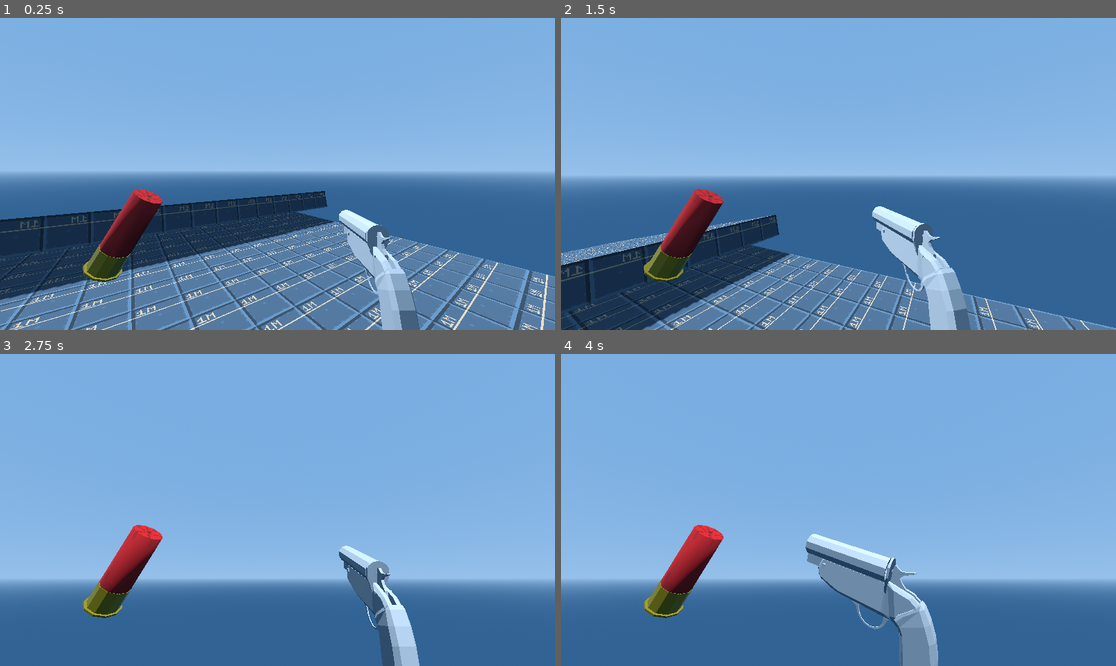
Above: before the commit, frames 1-4 (two rows, left to right).
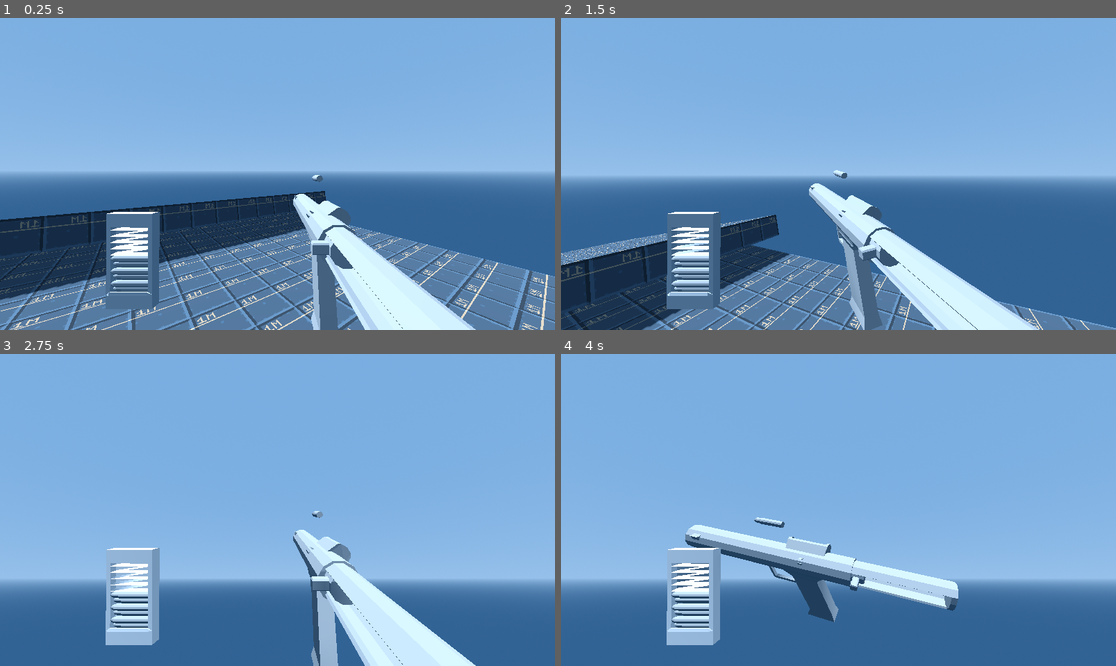
Above: after the commit, the same moments.

Repository: jashjhj/fp-shooter-game
Game: Godot game, scene res://maps/level_0.tscn
The game is run twice, just before and just after one commit, with the same random seed, the same clock (stepped at 60 frames per second) and the same inputs.
Inputs (mouse positions are in pixels of both pictures, inside the frame that each line leads up to):
- Up to frame 1 (0.25 s): no input
- Up to frame 2 (1.5 s): tap Enter (ui_accept) at 0.5, 0.77 s; move the mouse to (866, 174) at 0.52 s; hold W (move_forward) 0.53-1.28 s; hold Alt (inspect) 0.53-1.28 s; move the mouse to (727, 189) at 1.27 s; hold S (move_backward) from 1.28 s (still down); click (727, 189) at 1.35 s
- Up to frame 3 (2.75 s): tap Enter (ui_accept) at 1.52 s; move the mouse to (288, 503) at 2.02 s; release S (move_backward) at 2.03 s; hold W (move_forward) from 2.03 s (still down); hold Right mouse button (interact_1) from 2.03 s (still down)
- Up to frame 4 (4 s): move the mouse to (810, 572) at 2.77 s; release Right mouse button (interact_1) at 2.78 s; tap Middle mouse button (look_during_inspect) at 2.85 s; tap Enter (ui_accept) at 3.02, 3.77 s; move the mouse to (1005, 556) at 3.52 s; release W (move_forward) at 3.53 s; hold A (move_left) from 3.53 s (still down); hold Alt (inspect) from 3.53 s (still down)

The runs differ from the first frame. In frame 1, 9.9% of the frame differs, in the area x 14-86%, y 50-100%; in frame 2, 11%; in frame 3, 10%; in frame 4, 11%, in the area x 14-72%, y 52-100%.

Commit message:
Magazine work started

Diff:
--- a/gameobjects/guns/instances/Flare_Gun/Flare_Gun.tscn
+++ b/gameobjects/guns/instances/Flare_Gun/Flare_Gun.tscn
@@ -102,6 +102,7 @@
 FIRE_TRIGGER = NodePath("Hammer_Hit")
 INSERTION_LENGTH = 0.0572
 INSERTION_ENTRY_AREA = NodePath("InsertionArea")
+PULL_OBJECT_IN_FACTOR = 4.0
 IMPOSED_LIMITS_ROTATEABLES = [NodePath("../../Gun_Action_Rotateable_Impose_Limit")]
 WHEN_WITHIN_LIMITS = Array[Vector2]([Vector2(0, 0.056)])
 metadata/_custom_type_script = "uid://dymfggnfgsan6"
--- a/gameobjects/guns/instances/Welrod_Special/Magazine_12rd.tscn
+++ b/gameobjects/guns/instances/Welrod_Special/Magazine_12rd.tscn
@@ -7,17 +7,25 @@
 
 [sub_resource type="StandardMaterial3D" id="StandardMaterial3D_4dmk8"]
 cull_mode = 2
+metallic = 1.0
+metallic_specular = 0.0
 
 [sub_resource type="BoxShape3D" id="BoxShape3D_y7nfo"]
 size = Vector3(0.0681152, 0.140747, 0.0175781)
 
-[node name="WelrodSpecial1" type="Node3D" node_paths=PackedStringArray("AMMO_OBJECT", "AMMO_POSITIONS", "MAG_SPRING", "MODEL", "BEGIN_INTERACT_COLLIDER")]
+[sub_resource type="BoxShape3D" id="BoxShape3D_eslu3"]
+size = Vector3(0.0683594, 0.140625, 0.0195313)
+
+[node name="WelrodSpecial1" type="Node3D" node_paths=PackedStringArray("AMMO_OBJECT", "AMMO_POSITIONS", "MAG_SPRING", "RIGIDBODY", "MODEL", "BEGIN_INTERACT_COLLIDER")]
 script = ExtResource("1_k4cmo")
+MAX_CAPACITY = 12
+STORING = 8
 AMMO_OBJECT = NodePath("All/Round")
-AMMO_POSITIONS = [NodePath("All/Ammo_Positions/Node3D"), Nod …(75 unchanged characters)… , NodePath("All/Ammo_Positions/Node3D4")]
+AMMO_POSITIONS = [NodePath("All/Ammo_Positions/Node3D"), Nod …(75 unchanged characters)… , NodePath("All/Ammo_Positions/Node3D4"), NodePath("All/Ammo_Positions/Node3D5"), NodePath("All/Ammo_Positions/Node3D6"), NodePath("All/Ammo_Positions/Node3D7"), NodePath("All/Ammo_Positions/Node3D8"), NodePath("All/Ammo_Positions/Node3D9"), NodePath("All/Ammo_Positions/Node3D10"), NodePath("All/Ammo_Positions/Node3D11"), NodePath("All/Ammo_Positions/Node3D12")]
 MAG_SPRING = NodePath("All/Spring")
+MAG_MIN_EXTENSION_SCALE = 0.16
+RIGIDBODY = NodePath("RigidBody3D")
 MODEL = NodePath("All")
-PLANE_NORMAL = Vector3(1, 0, 0)
 BEGIN_INTERACT_COLLIDER = NodePath("All/Grab_Collider")
 
 [node name="All" type="Node3D" parent="."]
@@ -27,37 +35,117 @@
 skeleton = NodePath("../..")
 surface_material_override/0 = SubResource("StandardMaterial3D_4dmk8")
 
-[node name="Round" type="MeshInstance3D" parent="All"]
-transform = Transform3D(1, 0, 0, 0, 1, 0, 0, 0, 1, -0.00174775, 0, -0.0269694)
-visible = false
+[node name="Round" type="Node3D" parent="All"]
+
+[node name="Round" type="MeshInstance3D" parent="All/Round"]
+transform = Transform3D(1.1, 0, 0, 0, 1, 0, 0, 0, 1, 0, 0, 0)
 mesh = ExtResource("3_dkgn8")
-skeleton = NodePath("../..")
+skeleton = NodePath("../../..")
 
 [node name="Spring" type="Node3D" parent="All"]
 transform = Transform3D(1, 0, 0, 0, 1, 0, 0, 0, 1, 0.000823721, 0.135457, 0)
 
 [node name="SpringMesh" type="MeshInstance3D" parent="All/Spring"]
+transform = Transform3D(1, 0, 0, 0, 1.0445, 0, 0, 0, 1, 0, 0, 0)
 mesh = ExtResource("4_45m7n")
 skeleton = NodePath("../../..")
 surface_material_override/0 = SubResource("StandardMaterial3D_4dmk8")
 
 [node name="Ammo_Positions" type="Node3D" parent="All"]
-transform = Transform3D(1, 0, 0, 0, 1, 0, 0, 0, 1, -0.0356425, 0, 0)
+transform = Transform3D(1, 0, 0, 0, 1, 0, 0, 0, 1, 0.0313992, 0.00682727, 0)
 
 [node name="Node3D" type="Node3D" parent="All/Ammo_Positions"]
-transform = Transform3D(1, 0, 0, 0, 1, 0, 0, 0, 1, 0.0576611, 0.00991543, 0)
+transform = Transform3D(1, 0, 0, 0, 1, 0, 0, 0, 1, 0, 0, -0.00331355)
+
+[node name="Round2" type="MeshInstance3D" parent="All/Ammo_Positions/Node3D"]
+mesh = ExtResource("3_dkgn8")
+skeleton = NodePath("../../../..")
 
 [node name="Node3D2" type="Node3D" parent="All/Ammo_Positions"]
-transform = Transform3D(1, 0, 0, 0, 1, 0, 0, 0, 1, 0.0576611, 0.0271687, 0)
+transform = Transform3D(1, 0, 0, 0, 1, 0, 0, 0, 1, 0, 0.00953956, 0.00193922)
+
+[node name="Round3" type="MeshInstance3D" parent="All/Ammo_Positions/Node3D2"]
+mesh = ExtResource("3_dkgn8")
+skeleton = NodePath("../../../..")
 
 [node name="Node3D3" type="Node3D" parent="All/Ammo_Positions"]
-transform = Transform3D(1, 0, 0, 0, 1, 0, 0, 0, 1, 0.0576611, 0.0456339, 0)
+transform = Transform3D(1, 0, 0, 0, 1, 0, 0, 0, 1, 0, 0.0188758, -0.00331355)
+
+[node name="Round2" type="MeshInstance3D" parent="All/Ammo_Positions/Node3D3"]
+mesh = ExtResource("3_dkgn8")
+skeleton = NodePath("../../../..")
 
 [node name="Node3D4" type="Node3D" parent="All/Ammo_Positions"]
-transform = Transform3D(1, 0, 0, 0, 1, 0, 0, 0, 1, 0.0576611, 0.0620718, 0)
+transform = Transform3D(1, 0, 0, 0, 1, 0, 0, 0, 1, 0, 0.0284154, 0.00193922)
+
+[node name="Round3" type="MeshInstance3D" parent="All/Ammo_Positions/Node3D4"]
+mesh = ExtResource("3_dkgn8")
+skeleton = NodePath("../../../..")
+
+[node name="Node3D5" type="Node3D" parent="All/Ammo_Positions"]
+transform = Transform3D(1, 0, 0, 0, 1, 0, 0, 0, 1, 0, 0.0377019, -0.00331355)
+
+[node name="Round2" type="MeshInstance3D" parent="All/Ammo_Positions/Node3D5"]
+mesh = ExtResource("3_dkgn8")
+skeleton = NodePath("../../../..")
+
+[node name="Node3D6" type="Node3D" parent="All/Ammo_Positions"]
+transform = Transform3D(1, 0, 0, 0, 1, 0, 0, 0, 1, 0, 0.0472415, 0.00193922)
+
+[node name="Round3" type="MeshInstance3D" parent="All/Ammo_Positions/Node3D6"]
+mesh = ExtResource("3_dkgn8")
+skeleton = NodePath("../../../..")
+
+[node name="Node3D7" type="Node3D" parent="All/Ammo_Positions"]
+transform = Transform3D(1, 0, 0, 0, 1, 0, 0, 0, 1, 0, 0.0565777, -0.00331355)
+
+[node name="Round2" type="MeshInstance3D" parent="All/Ammo_Positions/Node3D7"]
+mesh = ExtResource("3_dkgn8")
+skeleton = NodePath("../../../..")
+
+[node name="Node3D8" type="Node3D" parent="All/Ammo_Positions"]
+transform = Transform3D(1, 0, 0, 0, 1, 0, 0, 0, 1, 0, 0.0661173, 0.00193922)
+
+[node name="Round3" type="MeshInstance3D" parent="All/Ammo_Positions/Node3D8"]
+mesh = ExtResource("3_dkgn8")
+skeleton = NodePath("../../../..")
+
+[node name="Node3D9" type="Node3D" parent="All/Ammo_Positions"]
+transform = Transform3D(1, 0, 0, 0, 1, 0, 0, 0, 1, 0, 0.0748203, -0.00331355)
+
+[node name="Round2" type="MeshInstance3D" parent="All/Ammo_Positions/Node3D9"]
+mesh = ExtResource("3_dkgn8")
+skeleton = NodePath("../../../..")
+
+[node name="Node3D10" type="Node3D" parent="All/Ammo_Positions"]
+transform = Transform3D(1, 0, 0, 0, 1, 0, 0, 0, 1, 0, 0.0843598, 0.00193922)
+
+[node name="Round3" type="MeshInstance3D" parent="All/Ammo_Positions/Node3D10"]
+mesh = ExtResource("3_dkgn8")
+skeleton = NodePath("../../../..")
+
+[node name="Node3D11" type="Node3D" parent="All/Ammo_Positions"]
+transform = Transform3D(1, 0, 0, 0, 1, 0, 0, 0, 1, 0, 0.0936961, -0.00331355)
+
+[node name="Round2" type="MeshInstance3D" parent="All/Ammo_Positions/Node3D11"]
+mesh = ExtResource("3_dkgn8")
+skeleton = NodePath("../../../..")
+
+[node name="Node3D12" type="Node3D" parent="All/Ammo_Positions"]
+transform = Transform3D(1, 0, 0, 0, 1, 0, 0, 0, 1, 0, 0.103236, 0.00193922)
+
+[node name="Round3" type="MeshInstance3D" parent="All/Ammo_Positions/Node3D12"]
+mesh = ExtResource("3_dkgn8")
+skeleton = NodePath("../../../..")
 
 [node name="Grab_Collider" type="Area3D" parent="All"]
 
 [node name="CollisionShape3D" type="CollisionShape3D" parent="All/Grab_Collider"]
 transform = Transform3D(1, 0, 0, 0, 1, 0, 0, 0, 1, 0, 0.0713501, 0)
 shape = SubResource("BoxShape3D_y7nfo")
+
+[node name="RigidBody3D" type="RigidBody3D" parent="."]
+
+[node name="CollisionShape3D" type="CollisionShape3D" parent="RigidBody3D"]
+transform = Transform3D(1, 0, 0, 0, 1, 0, 0, 0, 1, 0, 0.0725839, 0)
+shape = SubResource("BoxShape3D_eslu3")
--- a/gameobjects/guns/instances/Welrod_Special/Welrod_Special.tscn
+++ b/gameobjects/guns/instances/Welrod_Special/Welrod_Special.tscn
@@ -1,15 +1,16 @@
-[gd_scene load_steps=9 format=3 uid="uid://k6g5l4koiagb"]
+[gd_scene load_steps=10 format=3 uid="uid://k6g5l4koiagb"]
 
 [ext_resource type="Script" uid="uid://7yjt2q14eqdj" path="res://gameobjects/guns/gun.gd" id="1_vac1r"]
 [ext_resource type="ArrayMesh" uid="uid://b1glaiv1kc12p" path="res://assets/models/guns/Welrod_Special/Reciever.obj" id="2_d7caa"]
 [ext_resource type="ArrayMesh" uid="uid://elmpags3uasr" path="res://assets/models/guns/Welrod_Special/Bolt.obj" id="3_cc0h1"]
 [ext_resource type="PackedScene" uid="uid://7ayolcmhcbpv" path="res://gameobjects/guns/instances/Welrod_Special/Magazine_12rd.tscn" id="6_8xgxp"]
 [ext_resource type="ArrayMesh" uid="uid://b33wk4e78wehj" path="res://assets/models/guns/Welrod_Special/Round.obj" id="6_j1grg"]
+[ext_resource type="Script" uid="uid://loortei0f5ym" path="res://gameobjects/guns/things/Insertable_Pouch.gd" id="7_bhpic"]
 [ext_resource type="Script" uid="uid://dymfggnfgsan6" path="res://gameobjects/guns/parts/interactivity_code/bases/Gun_Part_Insertable_Slot.gd" id="7_jr0kp"]
 [ext_resource type="ArrayMesh" uid="uid://bwtm4vp7jdn8" path="res://assets/models/guns/Welrod_Special/Trigger.obj" id="7_l63kn"]
 
 [sub_resource type="BoxShape3D" id="BoxShape3D_bhpic"]
-size = Vector3(0.0595703, 0.027832, 0.00878906)
+size = Vector3(0.0100098, 0.0436096, 0.0644531)
 
 [node name="WelrodSpecial" type="Node3D" node_paths=PackedStringArray("GUN_MODEL", "INSPECT_POSITION")]
 script = ExtResource("1_vac1r")
@@ -39,27 +40,30 @@
 mesh = ExtResource("7_l63kn")
 skeleton = NodePath("../..")
 
-[node name="Magazine" parent="Model" instance=ExtResource("6_8xgxp")]
-transform = Transform3D(-4.37114e-08, 0, -1, 0, 1, 0, 1, 0, -4.37114e-08, 0.111458, 0.198355, 0.0247944)
-PLANE_NORMAL = Vector3(0, 0, 0)
-INSERTION_ACCEPTANCE = 1
-
-[node name="Gun_Part_Insertable_Slot" type="Node3D" parent="Model" node_paths=PackedStringArray("INSERTION_ENTRY_AREA", "INSERTION_PATH")]
-transform = Transform3D(-4.37114e-08, 0, -1, 0, 1, 0, 1, 0, -4.37114e-08, 0.0218999, 0.147025, -0.0220782)
+[node name="Gun_Part_Insertable_Slot" type="Node3D" parent="Model" node_paths=PackedStringArray("INSERTION_ENTRY_AREA")]
+transform = Transform3D(0.736768, 0.676146, 0, -0.676146, 0.736768, 0, 0, 0, 1, 0.0264591, 0.146245, -0.0220782)
 script = ExtResource("7_jr0kp")
+INSERTION_LENGTH = 0.0215
 INSERTION_ENTRY_AREA = NodePath("Area3D")
-INSERTION_PATH = NodePath("Path")
+INSERTION_VECTOR = Vector3(0, -1, 0)
+FLIP_INSERTION = true
 metadata/_custom_type_script = "uid://dymfggnfgsan6"
 
 [node name="Area3D" type="Area3D" parent="Model/Gun_Part_Insertable_Slot"]
 transform = Transform3D(-4.37114e-08, 0, -1, 0, 1, 0, 1, 0, -4.37114e-08, 0, 0, 0)
 
 [node name="CollisionShape3D" type="CollisionShape3D" parent="Model/Gun_Part_Insertable_Slot/Area3D"]
-transform = Transform3D(7.76612e-08, -0.702613, -0.711572, -1.3077e-07, 0.711572, -0.702613, 1, 1.47618e-07, -3.66193e-08, -0.00609782, 0.00568981, 0.00146868)
+transform = Transform3D(-4.37114e-08, 3.11805e-13, -1, 1.55294e-22, 1, -5.32907e-15, 1, 2.98023e-08, -4.37114e-08, -7.41892e-05, 0.0216353, 0.00146873)
 shape = SubResource("BoxShape3D_bhpic")
 
 [node name="Path" type="Node3D" parent="Model/Gun_Part_Insertable_Slot"]
 transform = Transform3D(-4.37114e-08, 0, -1, 0, 1, 0, 1, 0, -4.37114e-08, -0.000585763, -0.0155155, 0.0113109)
 
 [node name="Inspect_Pos" type="Node3D" parent="."]
-transform = Transform3D(0.238703, 0, 0.971093, 0, 1, 0, -0.971093, 0, 0.238703, 0, 0, 0)
+transform = Transform3D(0.238703, 0, 0.971093, 0.541402, 0.830165, -0.133081, -0.806167, 0.557518, 0.198163, -0.106951, 0, -0.148364)
+
+[node name="Player_Insertable_Pouch" type="Node3D" parent="."]
+transform = Transform3D(1, 0, 0, 0, 1, 0, 0, 0, 1, -0.285597, 0, -0.0193944)
+script = ExtResource("7_bhpic")
+INSERTABLE = ExtResource("6_8xgxp")
+metadata/_custom_type_script = "uid://loortei0f5ym"
--- a/gameobjects/guns/parts/elements/insertable/Gun_Insertable_Droppable.gd
+++ b/gameobjects/guns/parts/elements/insertable/Gun_Insertable_Droppable.gd
@@ -10,6 +10,8 @@
 func _ready():
 	super._ready();
 	RIGIDBODY.process_mode = Node.PROCESS_MODE_DISABLED
+	RIGIDBODY.collision_mask = 1 + 4096;
+	RIGIDBODY.collision_layer = 4096
 
 var prev_pos:Vector3;
 var prev_angles:Vector3;
@@ -24,13 +26,15 @@
 	if(!is_housed):
 		is_focusable = false;
 		RIGIDBODY.reparent(get_tree().get_current_scene())
+		RIGIDBODY.global_transform = MODEL.global_transform
 
 		for child in get_children():
 			if child != RIGIDBODY:
 				child.reparent(RIGIDBODY)
 
 		RIGIDBODY.linear_velocity = (MODEL.global_position - prev_pos)/prev_delta
-		RIGIDBODY.angular_velocity = (MODEL.global_rotation - prev_angles)/prev_delta * 5
+		RIGIDBODY.angular_velocity = (MODEL.global_rotation - prev_angles)/prev_delta * 5 # Dramatises angles. fun!
+
 		Globals.RUBBISH_COLLECTOR.add_rubbish(RIGIDBODY);
 
 		RIGIDBODY.process_mode = Node.PROCESS_MODE_INHERIT;
--- a/gameobjects/guns/parts/elements/insertable/Gun_Insertable_Magazine.gd
+++ b/gameobjects/guns/parts/elements/insertable/Gun_Insertable_Magazine.gd
@@ -1,24 +1,44 @@
-extends Gun_Insertable
+class_name Gun_Insertable_Mag extends Gun_Insertable_Droppable
 
 @export var MAX_CAPACITY:int = 5;
 @export var STORING:int = 4;
 
+
+
+@export_group("Cosmetics")
 @export var AMMO_OBJECT:Node3D;
 @export var AMMO_POSITIONS:Array[Node3D];
 
 var AMMO_SPRITES:Array[Node3D]; # for access
 
 @export var MAG_SPRING:Node3D;
+@export var MAG_MIN_EXTENSION_SCALE:float = 0.1;
+@export var MAG_MAX_EXTENSION_SCALE:float = 1.0;
 
 func _ready():
+	AMMO_OBJECT.visible = false;
+	AMMO_OBJECT.process_mode = Node.PROCESS_MODE_DISABLED
+	free_ammo_pos_children()
 	super._ready()
 
 	populate_mag()
 
 func _process(delta: float) -> void:
 	super._process(delta)
+	set_spring_scale()
+
+
+func set_spring_scale():
 	if(MAG_SPRING != null):
-		MAG_SPRING.scale.y = 1.0-(float(STORING)/float(MAX_CAPACITY));
+		MAG_SPRING.scale.y = lerpf(MAG_MAX_EXTENSION_SCALE, MAG_MIN_EXTENSION_SCALE, (float(STORING)/float(MAX_CAPACITY)));
+
+
+#Frees them, so youc an set them in-editor beforehand to check
+func free_ammo_pos_children():
+	for node in AMMO_POSITIONS:
+		if node != null:
+			for node_child in node.get_children():
+				node_child.free()
 
 func populate_mag():
 	AMMO_SPRITES = [];
@@ -26,9 +46,13 @@
 	for i in range(0, MAX_CAPACITY):
 		if(len(AMMO_POSITIONS) > i):
 			if(AMMO_POSITIONS[i] != null):
-				var new_object:Node3D =AMMO_OBJECT.duplicate()
+				var new_object:Node3D = AMMO_OBJECT.duplicate()
 				AMMO_SPRITES.append(new_object);
-				new_object.transform = AMMO_POSITIONS[i].transform
+
+				new_object.visible = true;
+				new_object.process_mode = Node.PROCESS_MODE_INHERIT
+				AMMO_POSITIONS[i].add_child(new_object)
+				new_object.global_transform = AMMO_POSITIONS[i].global_transform
 
 	set_ammo_visibilities()
 
--- a/gameobjects/guns/parts/interactivity_code/bases/Gun_Insertable.gd
+++ b/gameobjects/guns/parts/interactivity_code/bases/Gun_Insertable.gd
@@ -137,12 +137,14 @@
 				# Move closer to barrel                                     PARRALLEL                                                           PERPENDICULAR
 				var perpendicular_vector:Vector3 = CURRENT_SLOT.global_basis*(CURRENT_SLOT.INSERTION_VECTOR.cross(CURRENT_SLOT.INSERTION_PLANE_NORMAL).normalized())
 				var perpendicular_distance:float = (insertion_plane_position - CURRENT_SLOT.global_position).dot(perpendicular_vector)
-				model_goal.global_position = CURRENT_SLOT.global_position + CURRENT_SLOT.global_basis*CURRENT_SLOT.INSERTION_VECTOR*insertion + CURRENT_SLOT.PULL_OBJECT_IN_FACTOR*2000*(insertion*insertion)*perpendicular_vector*perpendicular_distance;
+				model_goal.global_position = CURRENT_SLOT.global_position + CURRENT_SLOT.global_basis*CURRENT_SLOT.INSERTION_VECTOR*insertion + CURRENT_SLOT.PULL_OBJECT_IN_FACTOR*500*(insertion*insertion)*perpendicular_vector*perpendicular_distance;
 
 			CURRENT_SLOT.is_housed = is_housed
 
 			var new_basis:Basis = Basis.IDENTITY; # Look in direction of CurrentSlot
 			new_basis.y = (CURRENT_SLOT.global_basis*CURRENT_SLOT.INSERTION_VECTOR).normalized()
+			if(CURRENT_SLOT.FLIP_INSERTION):
+				new_basis.y = -new_basis.y
 			new_basis.z = (CURRENT_SLOT.global_basis*CURRENT_SLOT.INSERTION_PLANE_NORMAL).normalized()
 			new_basis.x = new_basis.y.cross(new_basis.z);
 			model_goal.global_basis = new_basis
--- a/gameobjects/guns/parts/interactivity_code/bases/Gun_Part_Insertable_Slot.gd
+++ b/gameobjects/guns/parts/interactivity_code/bases/Gun_Part_Insertable_Slot.gd
@@ -8,6 +8,7 @@
 @export var INSERTION_ENTRY_AREA:Area3D;
 
 @export var INSERTION_VECTOR:Vector3 = Vector3(0, 0, -1);
+@export var FLIP_INSERTION:bool = false;
 #@export var OFFSET_NOT_IN_ENTRY:float = 0.02;
 
 #@export var HOUSED_TOLERANCE:float = 0.001
--- a/gameobjects/guns/things/Insertable_Pouch.gd
+++ b/gameobjects/guns/things/Insertable_Pouch.gd
@@ -1,6 +1,6 @@
 class_name Player_Insertable_Pouch extends Node3D
 
-@export var INSERTABLE:Gun_Insertable;
+@export var INSERTABLE:PackedScene;
 @export var MAX_EXISTING:int = 2;
 
 
@@ -8,8 +8,7 @@
 var instances:Array[Gun_Insertable];
 
 func _ready() -> void:
-	INSERTABLE.process_mode = Node.PROCESS_MODE_DISABLED
-	INSERTABLE.visible = false;
+	pass
 
 func _process(delta: float) -> void:
 	#Logic to decide if to summon a new instance
@@ -30,7 +29,7 @@
 func summon_new() -> void:
 	summoning_in_progress = false;
 
-	var new_instance = INSERTABLE.duplicate() as Gun_Insertable;
+	var new_instance:Gun_Insertable = INSERTABLE.instantiate();
 	new_instance.visible = true;
 	new_instance.process_mode = Node.PROCESS_MODE_INHERIT
 	get_parent().add_child(new_instance)
@@ -41,6 +40,7 @@
 	instances.push_back(new_instance)
 
 	current_instances += 1
+
 
 var summoning_in_progress:bool = false;
 func summon_new_after_delay(time:float = 0.5, forced:bool = false):
--- a/player/player.tscn
+++ b/player/player.tscn
@@ -2,7 +2,7 @@
 
 [ext_resource type="Script" uid="uid://bgovjysirxbhv" path="res://player/scripts/player.gd" id="1_oul6g"]
 [ext_resource type="Script" uid="uid://veedg70g6tse" path="res://player/scripts/camera_3d.gd" id="2_g1dw6"]
-[ext_resource type="PackedScene" uid="uid://diui1vqmyxnjp" path="res://gameobjects/guns/instances/Flare_Gun/Flare_Gun.tscn" id="4_yw30f"]
+[ext_resource type="PackedScene" uid="uid://k6g5l4koiagb" path="res://gameobjects/guns/instances/Welrod_Special/Welrod_Special.tscn" id="3_g1dw6"]
 
 [sub_resource type="CapsuleShape3D" id="CapsuleShape3D_kqu6x"]
 radius = 0.3
@@ -11,7 +11,7 @@
 [node name="Player" type="CharacterBody3D" node_paths=PackedStringArray("GUN")]
 collision_layer = 16
 script = ExtResource("1_oul6g")
-GUN = NodePath("Torso/Head/FlareGun")
+GUN = NodePath("Torso/Head/WelrodSpecial")
 
 [node name="Torso" type="Node3D" parent="."]
 transform = Transform3D(1, 0, 0, 0, 1, 0, 0, 0, 1, 0, 1.4, 0)
@@ -29,8 +29,8 @@
 hit_back_faces = false
 collide_with_areas = true
 
-[node name="FlareGun" parent="Torso/Head" instance=ExtResource("4_yw30f")]
-transform = Transform3D(1, 0, 0, 0, 1, 0, 0, 0, 1, 0.0991846, -0.128084, -0.161455)
+[node name="WelrodSpecial" parent="Torso/Head" instance=ExtResource("3_g1dw6")]
+transform = Transform3D(1, 0, 0, 0, 1, 0, 0, 0, 1, 0.0664793, -0.200434, -0.288826)
 
 [node name="MovementCollider" type="CollisionShape3D" parent="."]
 transform = Transform3D(1, 0, 0, 0, 1, 0, 0, 0, 1, 0, 0.9, 0)
--- a/project.godot
+++ b/project.godot
@@ -74,6 +74,7 @@
 3d_render/layer_6="Particles"
 3d_physics/layer_5="Player"
 3d_physics/layer_9="Hurtbox"
+3d_physics/layer_13="Debris"
 3d_physics/layer_17="Gun_Begin_Interaction"
 3d_physics/layer_18="Gun_Part_Interaction_Plane"
 3d_physics/layer_19="Gun_Use_Element"
Not shown, changed: export_presets.cfg
Not shown: 1 places in gameobjects/guns/instances/Welrod_Special/Magazine_12rd.tscn that only renumber resources
